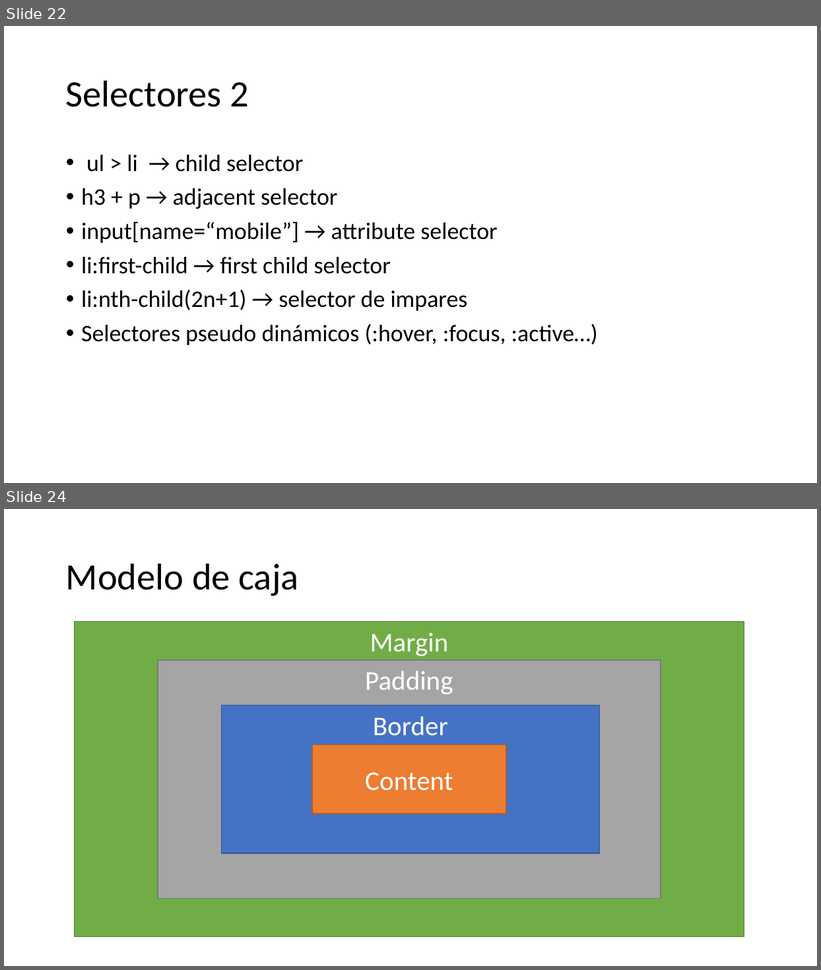
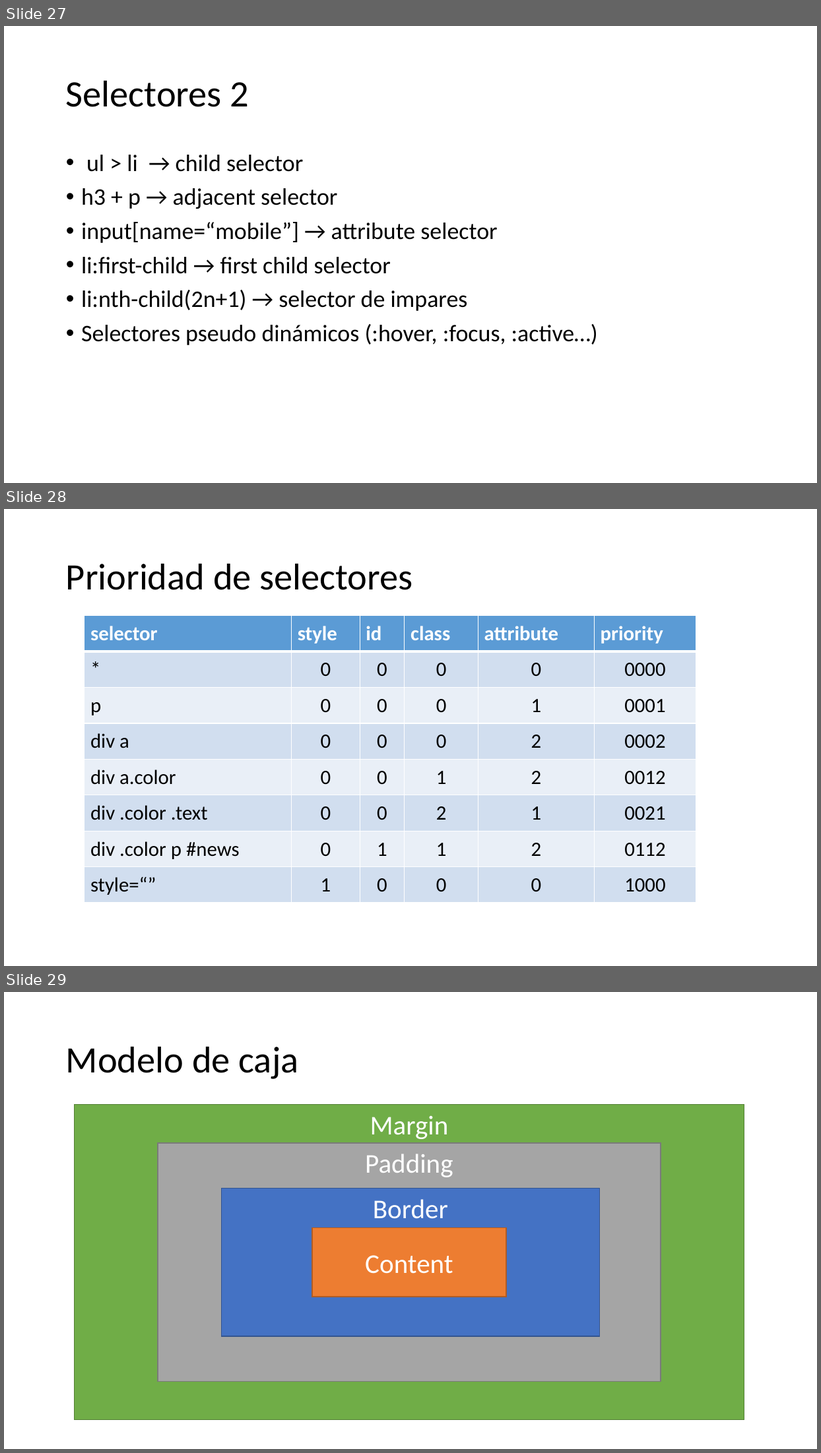
Before and after one commit to Nuevas-Tecnologias-FIUBA/Clase-HTML-CSS, a slide deck: Slides/Clase.pptx. Shown one above the other, each under a label of ours: slides 22 and 24 before the commit, slides 27, 28 and 29 after it; the slides between them are not shown. The pictures are 821x970 and 821x1453 pixels, drawn with LibreOffice and Linux fonts; fonts in the diff are those of the drawing. Boxes give left, top, right and bottom in pixels: in the first picture for what was removed or moved away, otherwise in the second. Text is boxed around its words. In the diff, an @@ line names an element or a change of style, - is before the commit and + after.

```diff
--- a/Slides/Clase.pptx
+++ b/Slides/Clase.pptx
@@ slide 28 added at [4, 509, 817, 966], background #FFFFFF @@
@@ title added at [66, 563, 413, 590], 44 pt, text #000000 @@
+Prioridad de selectores
@@ table added at [85, 616, 697, 903], 8 rows, 6 columns @@
+selector | style | id | class | attribute | priority
+* | 0 | 0 | 0 | 0 | 0000
+p | 0 | 0 | 0 | 1 | 0001
+div a | 0 | 0 | 0 | 2 | 0002
+div a.color | 0 | 0 | 1 | 2 | 0012
+div .color .text | 0 | 0 | 2 | 1 | 0021
+div .color p #news | 0 | 1 | 1 | 2 | 0112
+style=“” | 1 | 0 | 0 | 0 | 1000
@@ what was slide 22 is now slide 27 @@
@@ what was slide 24 is now slide 29 @@
```
Also in this commit, not shown: 8 slides changed, 10 other slides added, 2 slides removed.
